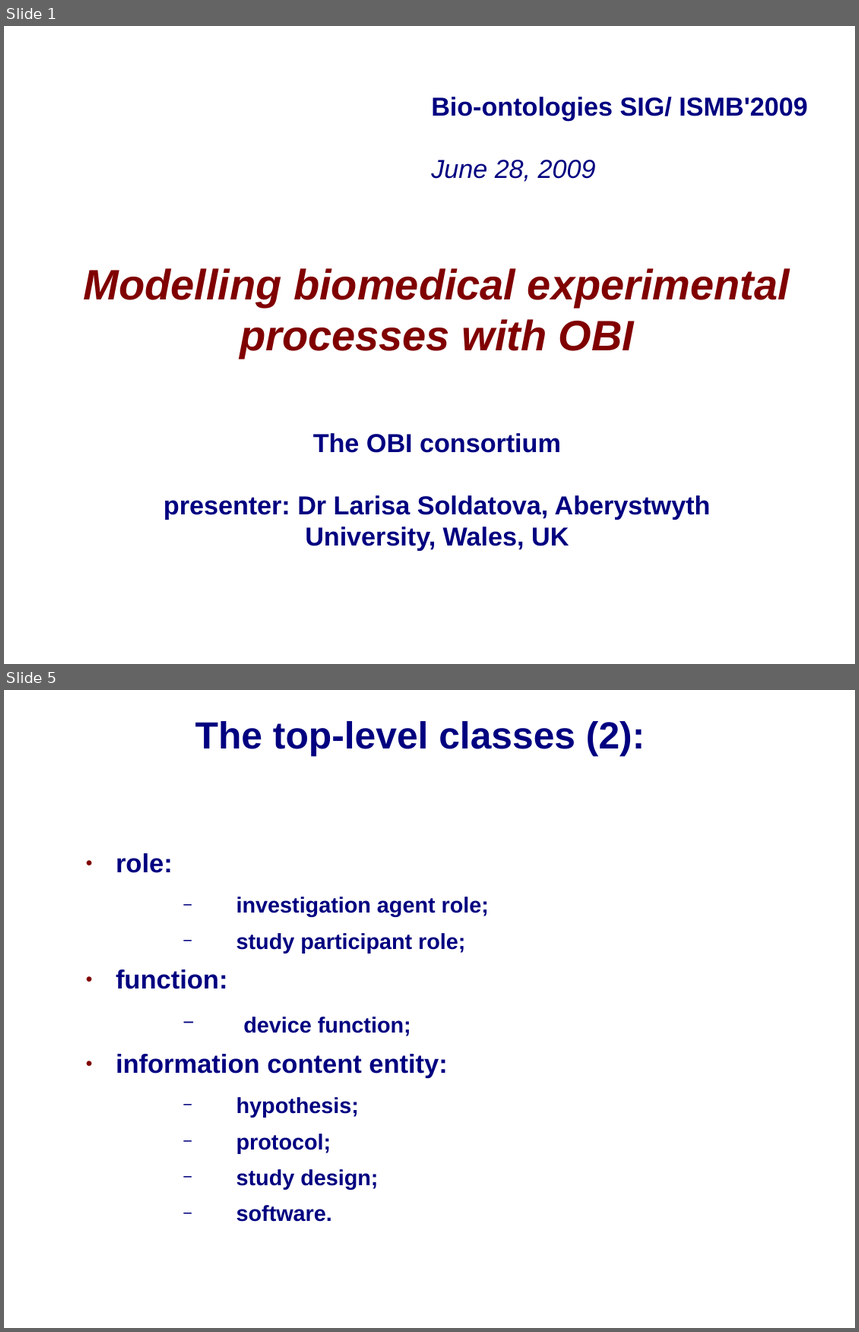
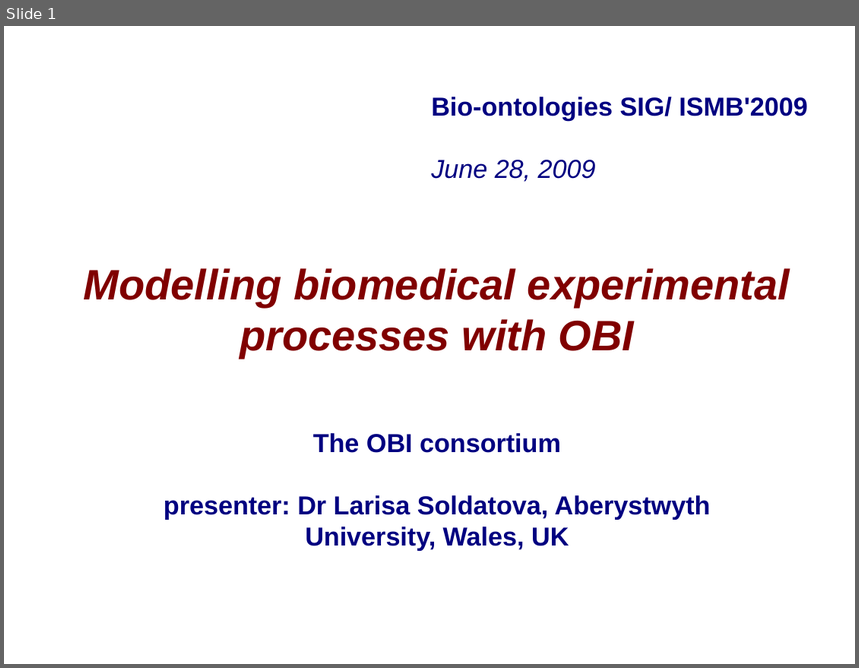
Before and after one commit to obi-ontology/obi-legacy-svn, a slide deck: trunk/docs/papers/ISMB_2009/OBI-SIG.ppt. Shown one above the other, each under a label of ours: slides 1 and 5 before the commit, slide 1 after it; the slides between them are not shown. The pictures are 859x1332 and 859x668 pixels, drawn with LibreOffice and Linux fonts; fonts in the diff are those of the drawing; background and template pictures are left out. Boxes give left, top, right and bottom in pixels: in the first picture for what was removed or moved away, otherwise in the second. Text is boxed around its words. In the diff, an @@ line names an element or a change of style, - is before the commit and + after.

```diff
--- a/trunk/docs/papers/ISMB_2009/OBI-SIG.ppt
+++ b/trunk/docs/papers/ISMB_2009/OBI-SIG.ppt
@@ slide 5 removed at (x1=4, y1=690, x2=855, y2=1328), background picture (left out) @@
@@ title removed at (x1=196, y1=721, x2=645, y2=757) @@
-The top-level classes (2):
@@ text removed at (x1=116, y1=853, x2=489, y2=1222) @@
-● role:
-  − investigation agent role;
-  − study participant role;
-● function:
-  − device function;
-● information content entity:
-  − hypothesis;
-  − protocol;
-  − study design;
-  − software.
```
Also in this commit, not shown: 4 slides changed, 4 slides added, 3 other slides removed.
